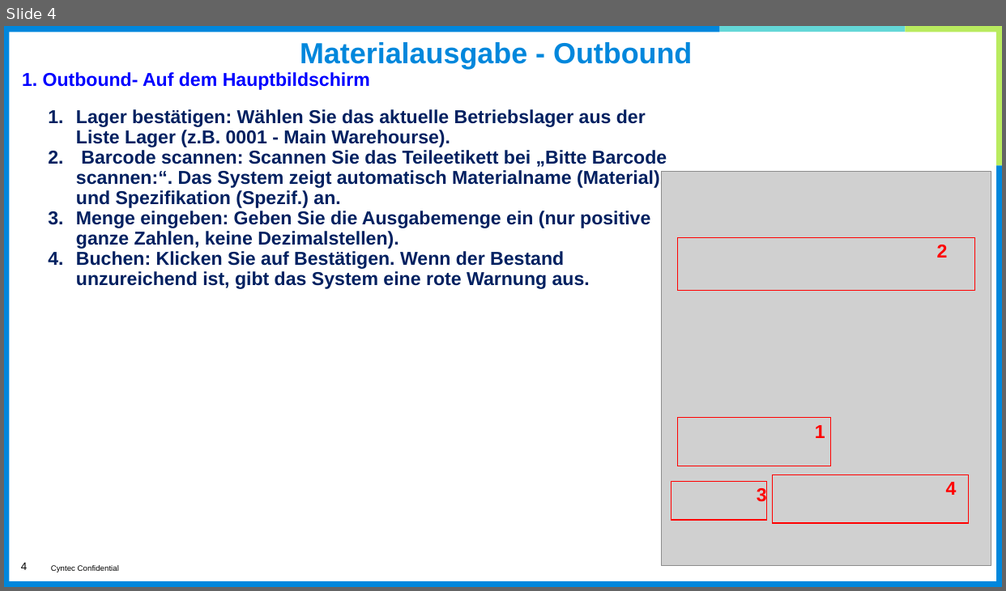
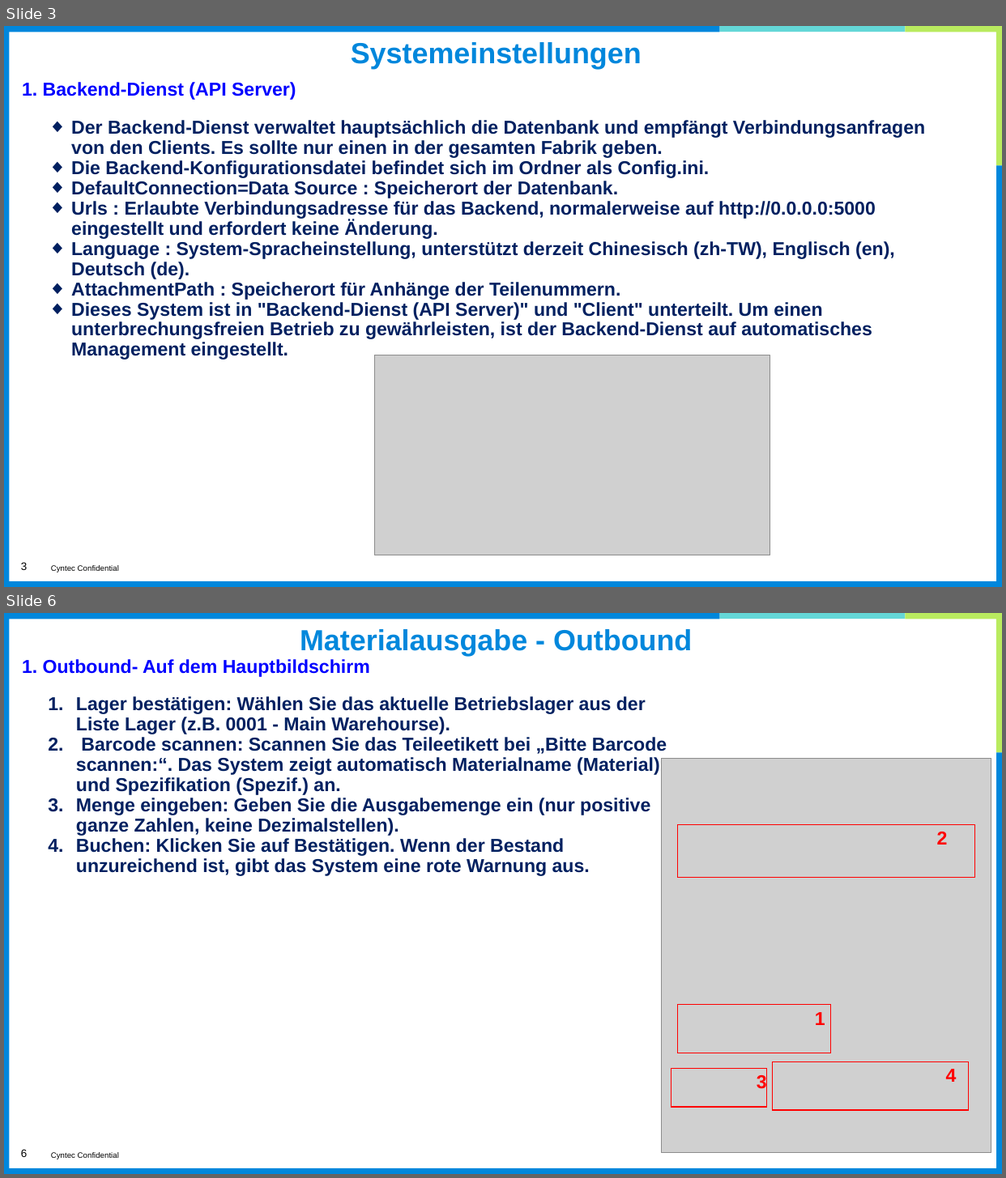
Before and after one commit to eHsuan/PartsManager, a slide deck: doc/Gebrauchsanweisung(Deutsch).pptx. Shown one above the other, each under a label of ours: slide 4 before the commit, slides 3 and 6 after it; the slides between them are not shown. The pictures are 1006x591 and 1006x1178 pixels, drawn with LibreOffice and Linux fonts; fonts in the diff are those of the drawing; grey boxes stand for pictures; background and template pictures are left out. Boxes give left, top, right and bottom in pixels: in the first picture for what was removed or moved away, otherwise in the second. Text is boxed around its words. In the diff, an @@ line names an element or a change of style, - is before the commit and + after.

```diff
--- a/doc/Gebrauchsanweisung(Deutsch).pptx
+++ b/doc/Gebrauchsanweisung(Deutsch).pptx
@@ slide 3 added at <box>4,26,1002,587</box>, background #FFFFFF; not listed: 8 template elements that a slide beside it also shows @@
@@ title added at <box>351,42,641,69</box>, 28 pt, text #0087DC, bold @@
+Systemeinstellungen
@@ text added at <box>22,82,296,100</box>, 18 pt, text #0000FF, bold @@
+1. Backend-Dienst (API Server)
@@ text added at <box>71,120,925,360</box>, 18 pt, text #002060, bold @@
+◆ Der Backend-Dienst verwaltet hauptsächlich die Datenbank und empfängt Verbindungsanfragen von den Clients. Es sollte nur einen in der gesamten Fabrik geben.
+◆ Die Backend-Konfigurationsdatei befindet sich im Ordner als Config.ini.
+◆ DefaultConnection=Data Source : Speicherort der Datenbank.
+◆ Urls : Erlaubte Verbindungsadresse für das Backend, normalerweise auf http://0.0.0.0:5000 eingestellt und erfordert keine Änderung.
+◆ Language : System-Spracheinstellung, unterstützt derzeit Chinesisch (zh-TW), Englisch (en), Deutsch (de).
+◆ AttachmentPath : Speicherort für Anhänge der Teilenummern.
+◆ Dieses System ist in "Backend-Dienst (API Server)" und "Client" unterteilt. Um einen unterbrechungsfreien Betrieb zu gewährleisten, ist der Backend-Dienst auf automatisches Management eingestellt.
@@ picture added at <box>375,356,769,555</box> @@
@@ what was slide 4 is now slide 6 @@
@@ page number at <box>21,1149,27,1157</box>: text changed @@
-4
+6
```
Also in this commit, not shown: 6 slides changed, 2 other slides added, 40 other files.
